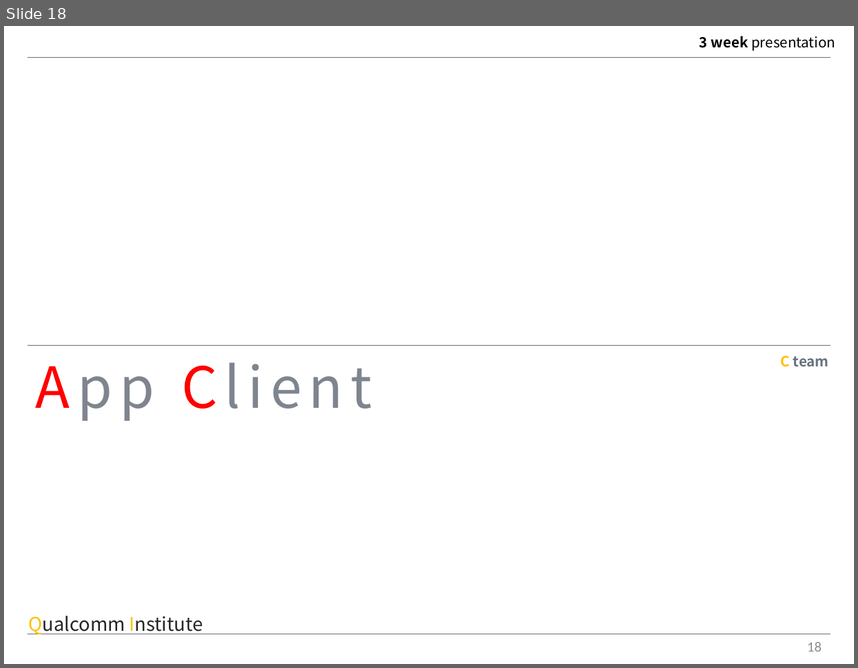
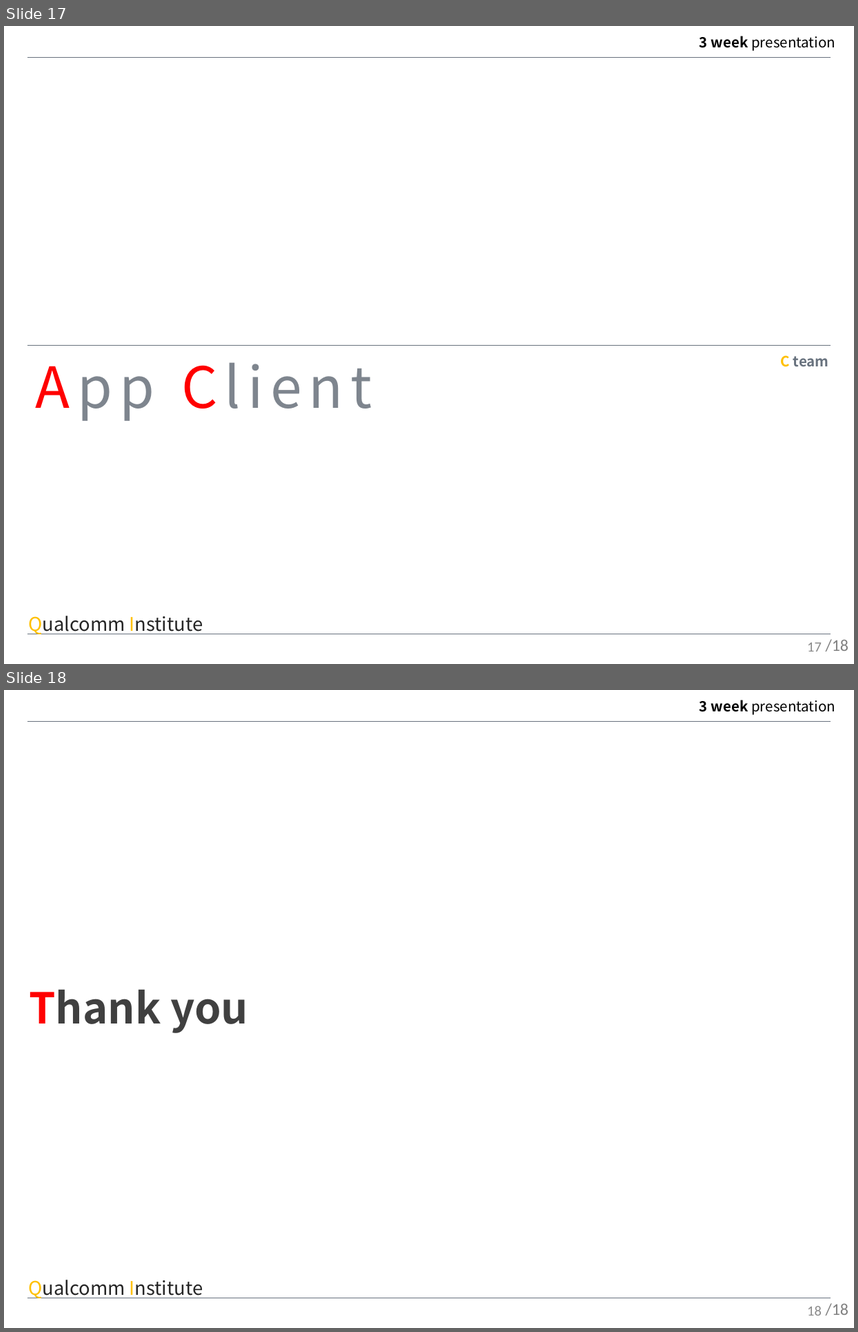
Before and after one commit to MAENGSOOHOON/summer2017IoT, a slide deck: 3week/ppt/3week.pptx. Shown one above the other, each under a label of ours: slide 18 before the commit, slides 17 and 18 after it. The pictures are 858x668 and 858x1332 pixels, drawn with LibreOffice and Linux fonts; fonts in the diff are those of the drawing. Boxes give left, top, right and bottom in pixels: in the first picture for what was removed or moved away, otherwise in the second. Text is boxed around its words. In the diff, an @@ line names an element or a change of style, - is before the commit and + after.

```diff
--- a/3week/ppt/3week.pptx
+++ b/3week/ppt/3week.pptx
@@ slide 18 added at bbox=[4, 690, 854, 1328], background #FFFFFF; not listed: 4 template elements that a slide beside it also shows @@
@@ text added at bbox=[29, 989, 248, 1033], 36 pt, text #404040, bold @@
+Thank you
@@ text added at bbox=[807, 1305, 822, 1315], 14 pt, text #808080 @@
+/18
@@ page number added at bbox=[826, 1303, 849, 1315], 12 pt, text #8C8C8C @@
+18
@@ what was slide 18 is now slide 17 @@
@@ slide 17 changed as well @@
@@ page number at bbox=[807, 642, 822, 651]: text changed @@
-18
+17
@@ text added at bbox=[826, 639, 849, 651], 14 pt, text #808080 @@
+/18
```
Also in this commit, not shown: 13 other slides changed, 3 other slides added, 5 slides removed, 2 other files.
